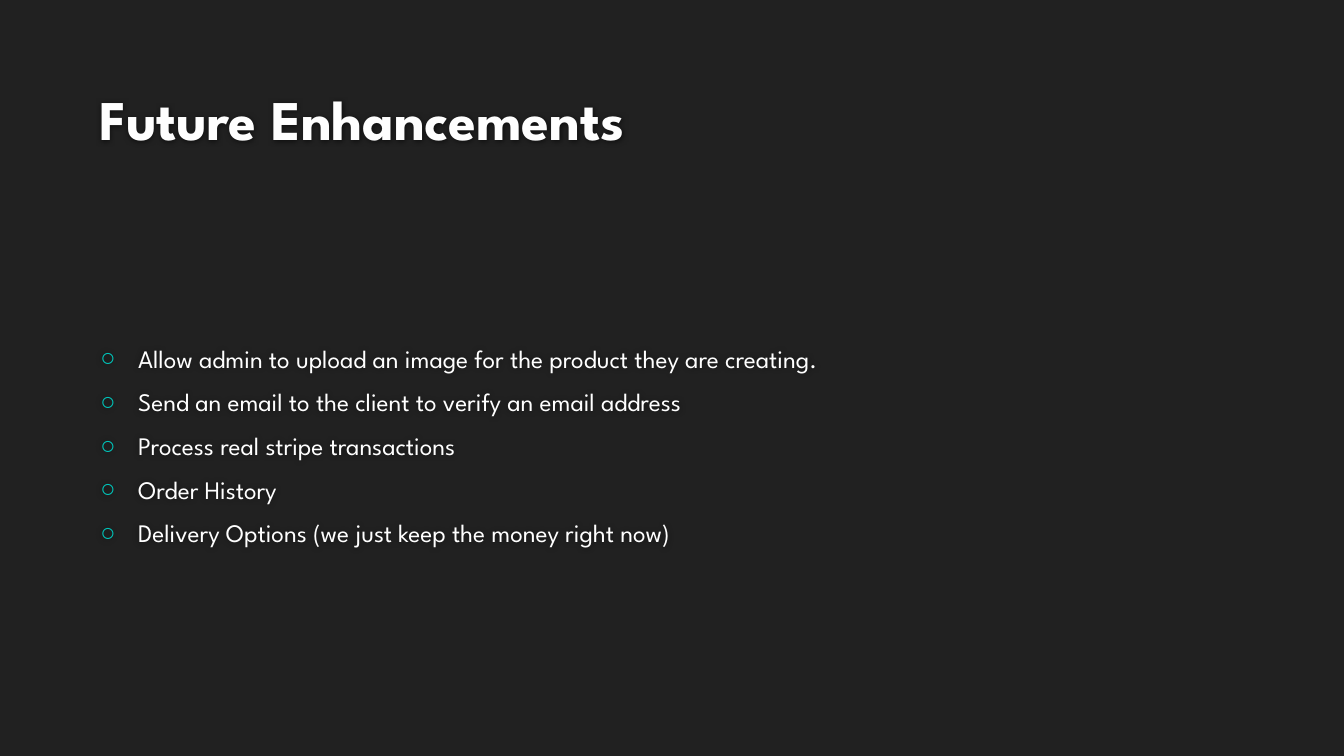
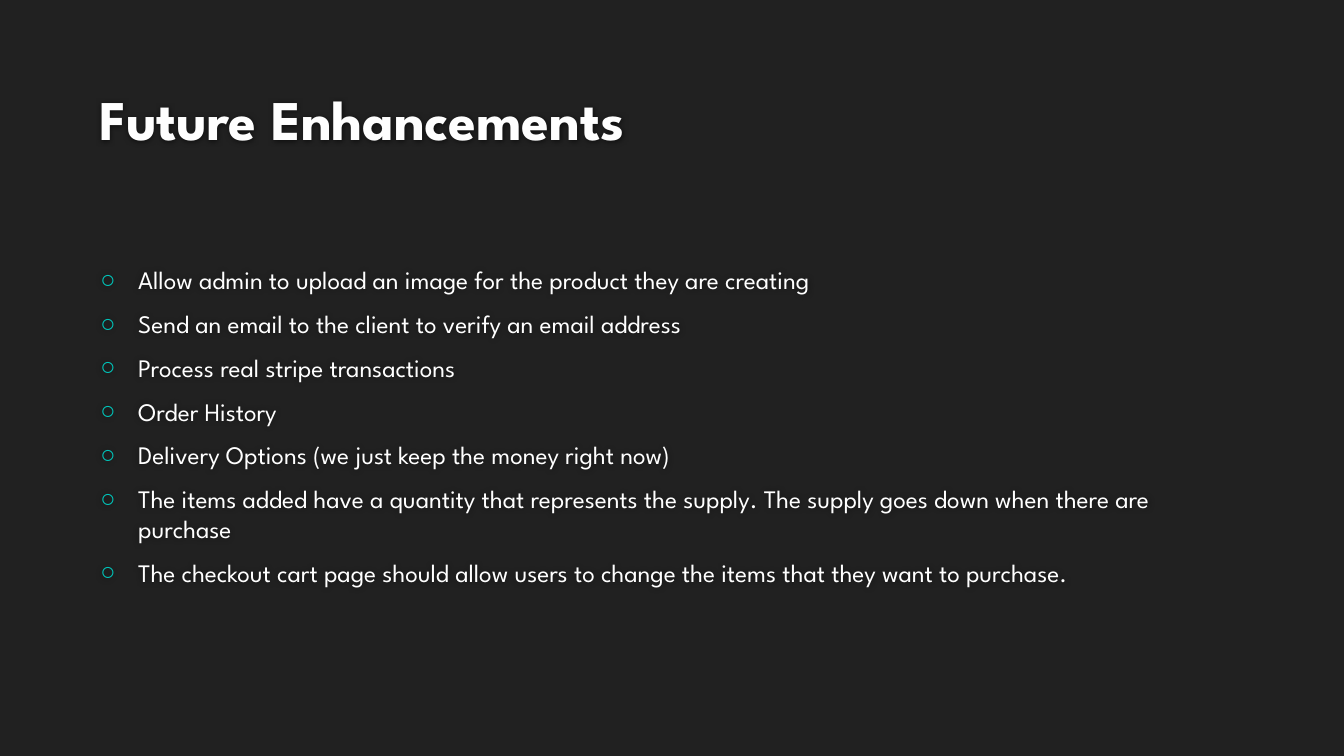
Before and after one commit to ScottMikul/stopandshop, a slide deck: slide 6 of Presentation-Slides/Stop and Shop.pptx. Drawn at 1344x756 pixels with LibreOffice and Linux fonts; fonts in the diff are those of the drawing; background and template pictures are left out. Boxes give left, top, right and bottom in pixels: in the first picture for what was removed or moved away, otherwise in the second. Text is boxed around its words. In the diff, an @@ line names an element or a change of style, - is before the commit and + after.

```diff
--- a/Presentation-Slides/Stop and Shop.pptx
+++ b/Presentation-Slides/Stop and Shop.pptx
@@ text at (138, 271, 809, 295): text changed @@
-○ Allow admin to upload an image for the product they are creating.
+○ Allow admin to upload an image for the product they are creating
@@ text at (138, 490, 1149, 588): paragraphs added @@
+○ The items added have a quantity that represents the supply. The supply goes down when there are purchase
+○ The checkout cart page should allow users to change the items that they want to purchase.
```
Also in this commit, not shown: 1 other slide changed.
